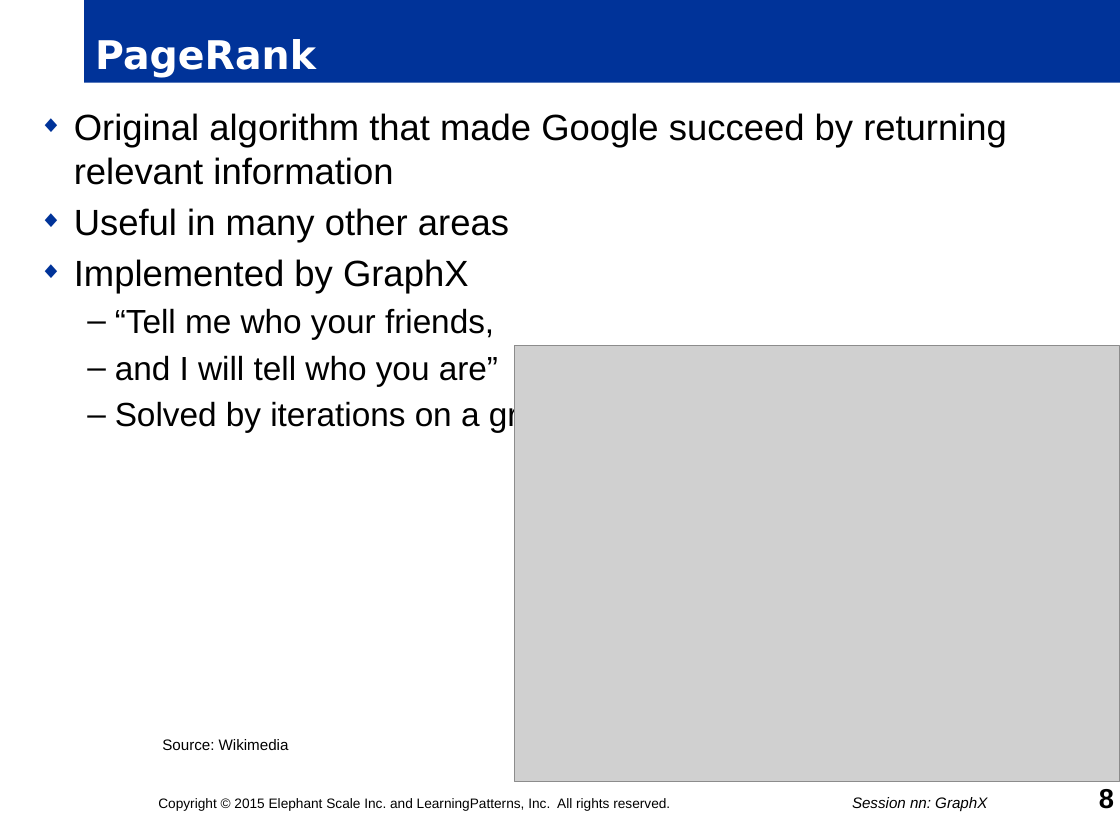
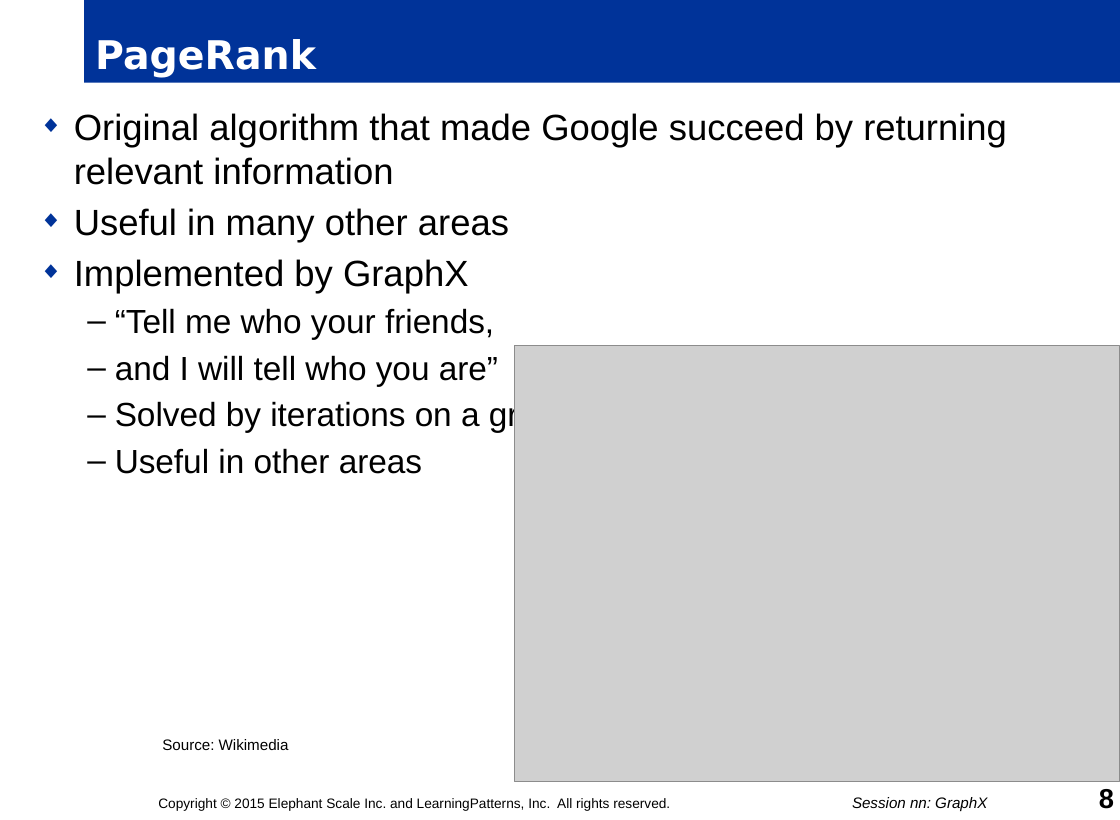
Before and after one commit to mattvinks/spark-labs, a slide deck: slide 8 of slides/nn_GraphX.pptm. Drawn at 1120x820 pixels with LibreOffice and Linux fonts; fonts in the diff are those of the drawing; grey boxes stand for pictures; background and template pictures are left out. Boxes give left, top, right and bottom in pixels: in the first picture for what was removed or moved away, otherwise in the second. Text is boxed around its words. In the diff, an @@ line names an element or a change of style, - is before the commit and + after.

```diff
--- a/slides/nn_GraphX.pptm
+++ b/slides/nn_GraphX.pptm
@@ text at (x1=115, y1=448, x2=422, y2=474): paragraph added @@
+  – Useful in other areas
```
Also in this commit, not shown: 2 other slides changed, 9 slides added, 1 slide removed.
